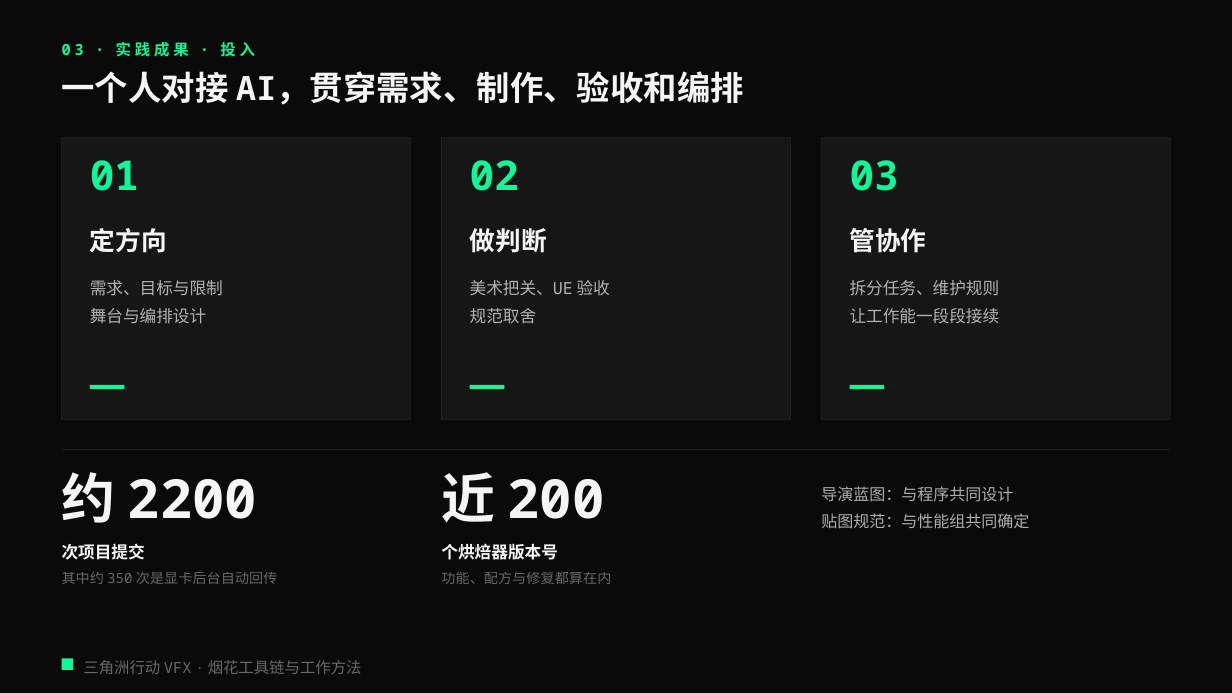
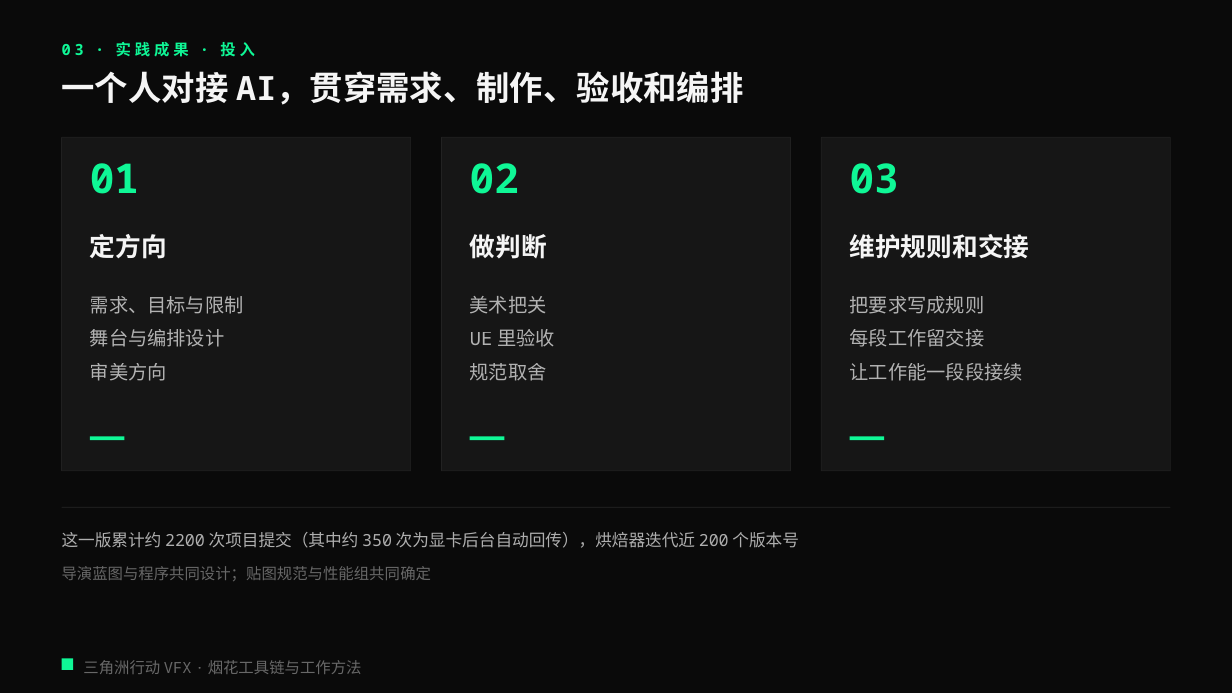
Before and after one commit to loccmaiii-lang/FireWorksLab, a slide deck: slide 17 of 协作/提示词/分享PPT交接_2026-10-29/第三版交付/烟花秀AI全流程_第三版.pptx. Drawn at 1232x693 pixels with LibreOffice and Linux fonts; fonts in the diff are those of the drawing. Boxes give left, top, right and bottom in pixels: in the first picture for what was removed or moved away, otherwise in the second. Text is boxed around its words. In the diff, an @@ line names an element or a change of style, - is before the commit and + after.

```diff
--- a/协作/提示词/分享PPT交接_2026-10-29/第三版交付/烟花秀AI全流程_第三版.pptx
+++ b/协作/提示词/分享PPT交接_2026-10-29/第三版交付/烟花秀AI全流程_第三版.pptx
@@ rectangle: place and size @@
-rectangle at box(62, 138, 411, 421)
+rectangle at box(62, 138, 411, 471)
@@ rectangle: place and size @@
-rectangle at box(442, 138, 791, 421)
+rectangle at box(442, 138, 791, 471)
@@ rectangle: place and size @@
-rectangle at box(822, 138, 1171, 421)
+rectangle at box(822, 138, 1171, 471)
@@ text "定方向": place and size @@
-text "定方向" at box(90, 228, 167, 253)
+text "定方向" at box(90, 234, 167, 259)
@@ text "做判断": place and size @@
-text "做判断" at box(470, 228, 547, 253)
+text "做判断" at box(470, 234, 547, 259)
@@ text at box(850, 234, 1030, 259): text changed @@
-管协作
+维护规则和交接
@@ text at box(90, 296, 244, 347): size 13 to 15 pt in "需求、目标与限制", "舞台与编排设计"; line spacing 22.1pt to 26.2pt @@
@@ text "需求、目标与限制": place and size @@
-text "需求、目标与限制" at box(90, 280, 223, 324)
+text "需求、目标与限制" at box(90, 296, 244, 381)
@@ text at box(470, 296, 555, 347): text changed; size 13 to 15 pt @@
-美术把关、UE 验收
+美术把关
+UE 里验收
@@ text "美术把关": place and size @@
-text "美术把关" at box(470, 280, 610, 324)
+text "美术把关" at box(470, 296, 555, 381)
@@ text "把要求写成规则": place and size @@
-text "把要求写成规则" at box(850, 280, 1000, 324)
+text "把要求写成规则" at box(850, 296, 1023, 381)
@@ text at box(850, 296, 985, 347): text changed; size 13 to 15 pt @@
-拆分任务、维护规则
+把要求写成规则
+每段工作留交接
@@ text at box(90, 363, 167, 381): paragraph added @@
+审美方向
@@ text at box(470, 363, 547, 381): size 13 to 15 pt in "规范取舍"; line spacing 22.1pt to 26.2pt @@
@@ text at box(850, 363, 1023, 381): size 13 to 15 pt in "让工作能一段段接续"; line spacing 22.1pt to 26.2pt @@
@@ 3 rectangles: place and size @@
-3 rectangles at box(90, 385, 884, 389)
+3 rectangles at box(90, 436, 884, 440)
@@ text removed at box(441, 472, 605, 523) @@
-近 200
@@ rectangle: place and size @@
-rectangle at box(62, 449, 1171, 450)
+rectangle at box(62, 507, 1171, 508)
@@ text at box(62, 532, 799, 548): text changed; size 42 to 13 pt; text colour #F5F5F5 to #F5F5F5 at 70% opacity; bold off @@
-约 2200
+这一版累计约 2200 次项目提交（其中约 350 次为显卡后台自动回传），烘焙器迭代近 200 个版本号
@@ text at box(62, 566, 432, 581): text changed; size 12.5 to 12 pt; text colour #F5F5F5 at 70% opacity to #F5F5F5 at 40% opacity @@
-导演蓝图：与程序共同设计
-贴图规范：与性能组共同确定
+导演蓝图与程序共同设计；贴图规范与性能组共同确定
@@ text removed at box(62, 543, 145, 560) @@
-次项目提交
@@ text removed at box(441, 543, 557, 560) @@
-个烘焙器版本号
@@ text removed at box(62, 572, 278, 584) @@
-其中约 350 次是显卡后台自动回传
@@ text removed at box(441, 572, 611, 584) @@
-功能、配方与修复都算在内
```
Also in this commit, not shown: 22 other slides changed, 14 other files.
